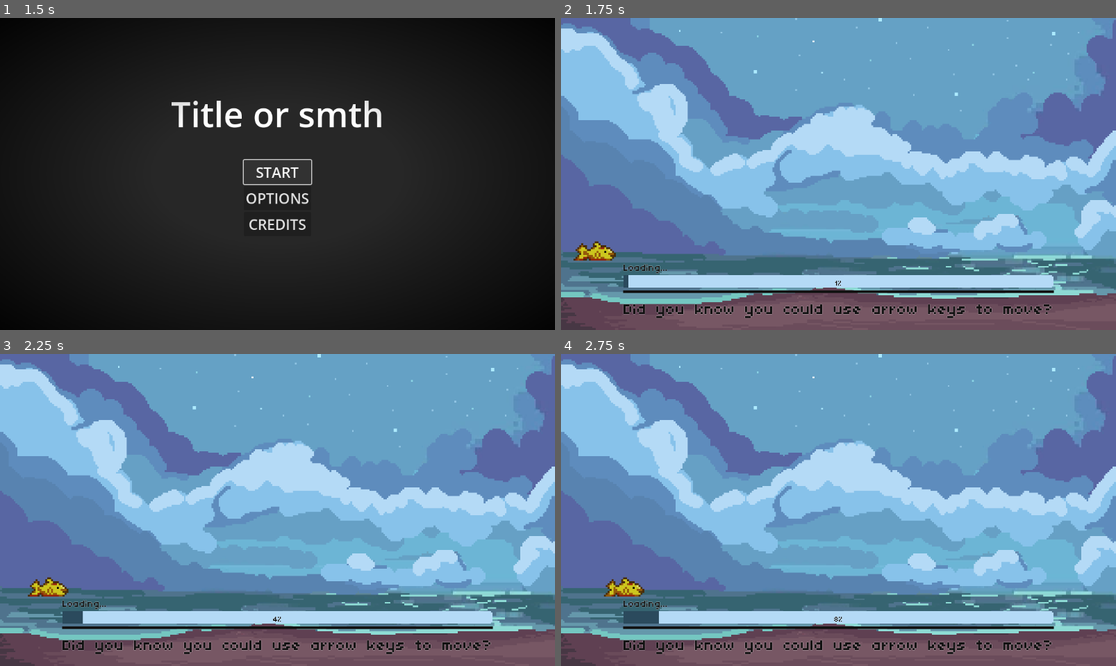
Above: before the commit, frames 1-4 (two rows, left to right).
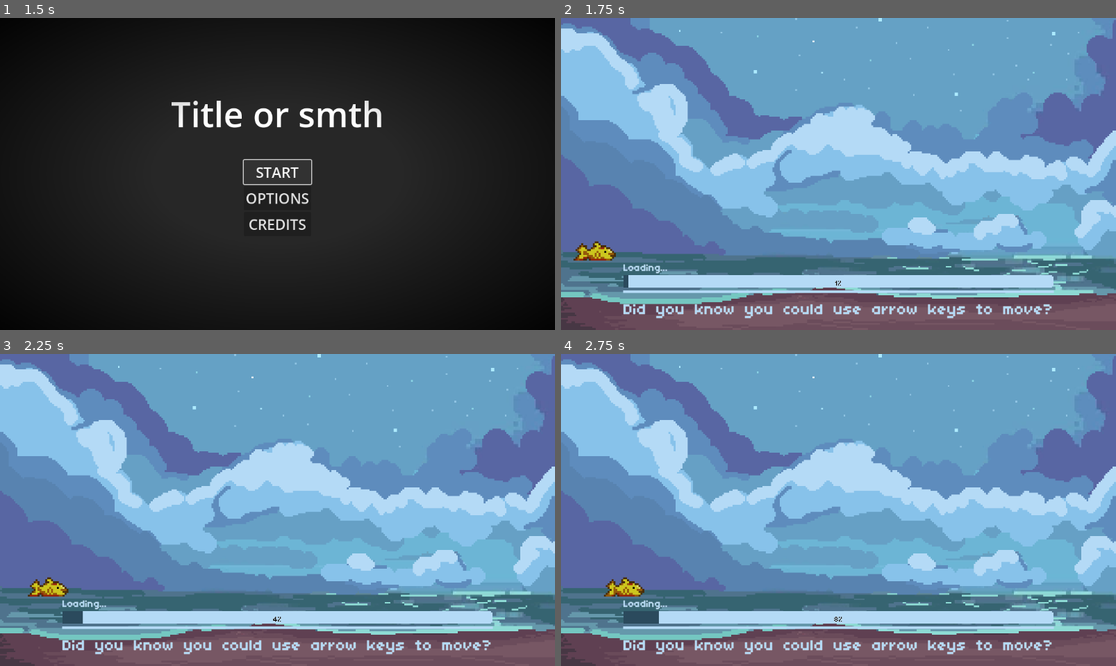
Above: after the commit, the same moments.

Repository: asalhi1/GMTK2025
Game: Godot game, scene res://Levels/main_menu.tscn
Same seed, same stepped clock (60 frames per second), same inputs: the game is played once before the commit and once after it.
Inputs (mouse positions are in pixels of both pictures, inside the frame that each line leads up to):
- Up to frame 1 (1.5 s): click "START" at 0.5 s; click "START" at 1.25 s
- Up to frame 2 (1.75 s): no input
- Up to frame 3 (2.25 s): move the mouse to (399, 494) at 2.02 s; hold Right (ui_right) from 2.03 s (still down); click (399, 494) at 2.17 s
- Up to frame 4 (2.75 s): keep holding Right (ui_right)

Frame 1 is identical in both runs. In frame 2, 1.6% of the frame differs, in the area x 11-89%, y 78-97%; in frame 3, 1.6%; in frame 4, 1.6%.

Commit message:
edited colors

Diff:
--- a/Themes/level1.tres
+++ b/Themes/level1.tres
@@ -9,7 +9,7 @@
 content_margin_top = 0.0
 content_margin_right = 4.0
 content_margin_bottom = 0.0
-color = Color(0.0666667, 0.0666667, 0.0666667, 1)
+color = Color(0.705882, 0.854902, 0.964706, 1)
 thickness = 5
 
 [sub_resource type="StyleBoxEmpty" id="StyleBoxEmpty_bq5wg"]
@@ -25,7 +25,7 @@
 default_font_size = 32
 HSeparator/constants/separation = 4
 HSeparator/styles/separator = SubResource("StyleBoxLine_srv3j")
-Label/colors/font_color = Color(0.0674377, 0.0674377, 0.0674377, 1)
+Label/colors/font_color = Color(0.705882, 0.854902, 0.964706, 1)
 Label/colors/font_outline_color = Color(1, 1, 1, 1)
 Label/colors/font_shadow_color = Color(0, 0, 0, 0)
 Label/constants/line_spacing = 3
